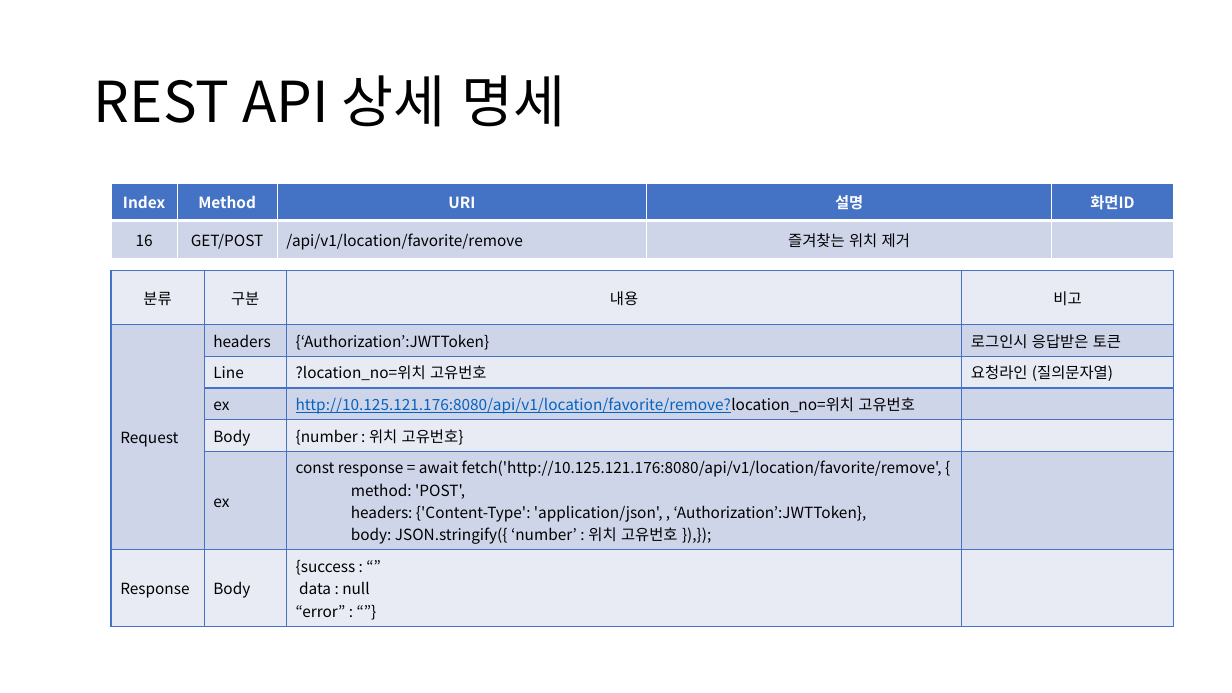
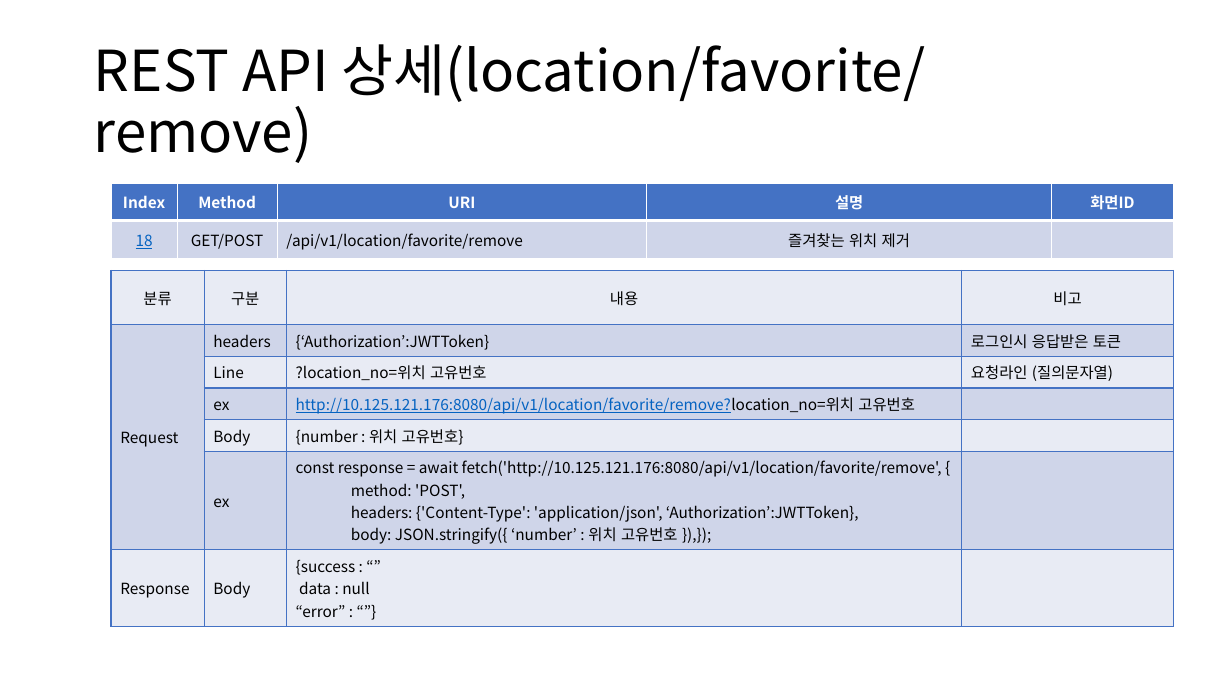
Before and after one commit to sujidaddy/workspace_miniproject, a slide deck: slide 41 of 미니프로젝트계획서제출용.pptx. Drawn at 1232x693 pixels with LibreOffice and Linux fonts; fonts in the diff are those of the drawing. Boxes give left, top, right and bottom in pixels: in the first picture for what was removed or moved away, otherwise in the second. Text is boxed around its words. In the diff, an @@ line names an element or a change of style, - is before the commit and + after.

```diff
--- a/미니프로젝트계획서제출용.pptx
+++ b/미니프로젝트계획서제출용.pptx
@@ title at (94, 44, 925, 163): text changed @@
-REST API 상세 명세
+REST API 상세(location/favorite/remove)
@@ table at (111, 183, 1174, 258) @@
-row 2, column 1: 16
+row 2, column 1: 18
@@ table at (111, 271, 1174, 621) @@
-row 6, column 3: const response = await fetch('http://10.125.121.176:8080/api/v1/location/favorite/remove', { / method: 'POST', / headers: {'Content-Type': 'application/json', , ‘Authorization’:JWTToken}, / body: JSON.stringify({ ‘number’ : 위치 고유번호 }),});
+row 6, column 3: const response = await fetch('http://10.125.121.176:8080/api/v1/location/favorite/remove', { / method: 'POST', / headers: {'Content-Type': 'application/json', ‘Authorization’:JWTToken}, / body: JSON.stringify({ ‘number’ : 위치 고유번호 }),});
```
Also in this commit, not shown: 25 other slides changed, 5 slides added, 11 other files.
